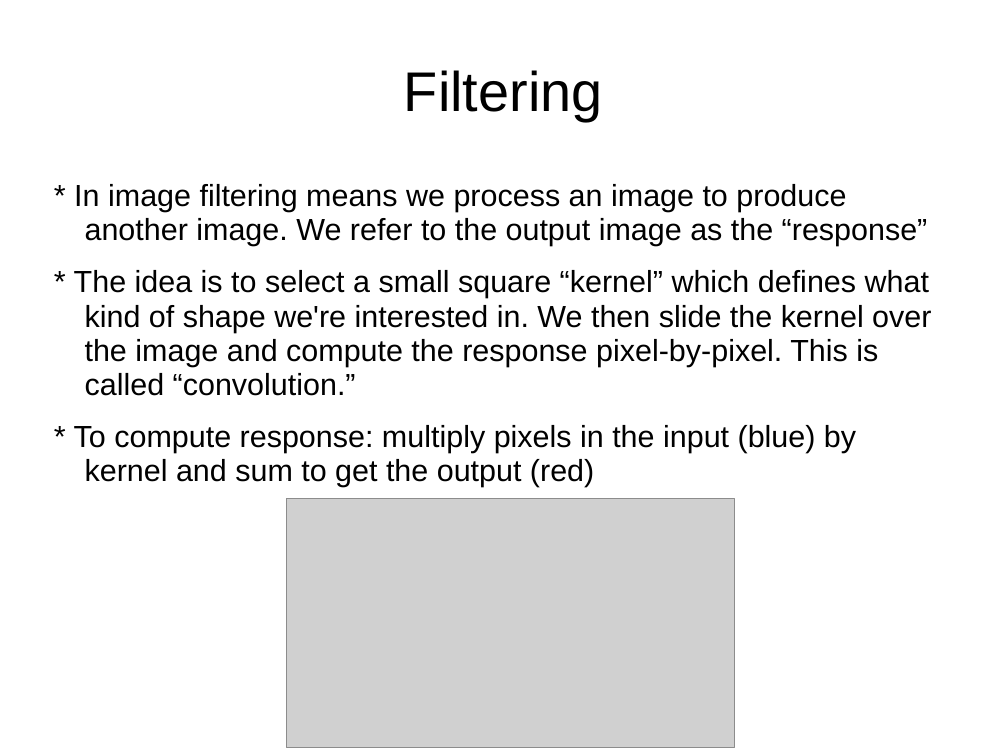
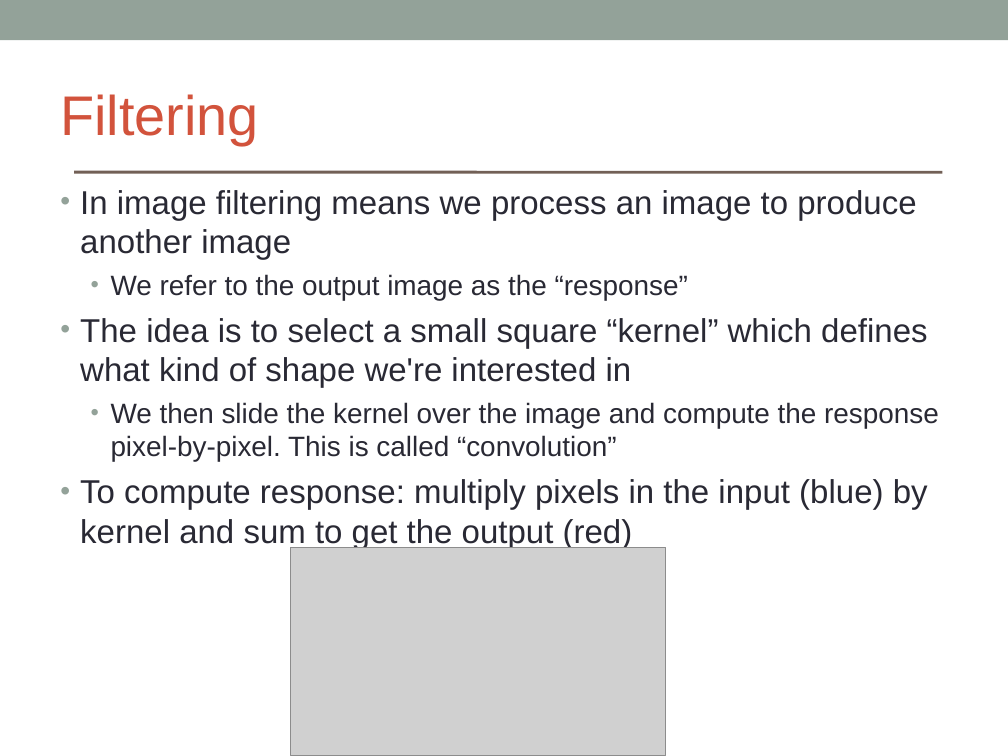
Before and after one commit to brikeats/Image-Analysis-in-Python, a slide deck: slide 10 of ImageAnalysisPython.ppt. Drawn at 1008x756 pixels with LibreOffice and Linux fonts; fonts in the diff are those of the drawing; grey boxes stand for pictures. Boxes give left, top, right and bottom in pixels: in the first picture for what was removed or moved away, otherwise in the second. Text is boxed around its words. In the diff, an @@ line names an element or a change of style, - is before the commit and + after.

Commit message:
Improved powerpoint formatting/layout

```diff
--- a/ImageAnalysisPython.ppt
+++ b/ImageAnalysisPython.ppt
@@ rectangle added at [0, 0, 1008, 40], fill #93A299 @@
@@ text "Filtering": place and size @@
-text "Filtering" at [404, 70, 603, 121]
+text "Filtering" at [60, 94, 259, 145]
@@ text "Filtering" at [60, 94, 259, 145]: text colour #000000 to #D2533C; alignment centre to left; line spacing 0.93 to 1 @@
@@ line added from (76, 172) to (941, 172), #726056 2.24 pt @@
@@ text at [80, 190, 939, 550]: text changed; size 24 to 26 pt; text colour #000000 to #292934 @@
-* In image filtering means we process an image to produce another image. We refer to the output image as the “response”
-* The idea is to select a small square “kernel” which defines what kind of shape we're interested in. We then slide the kernel over the image and compute the response pixel-by-pixel. This is called “convolution.”
-* To compute response: multiply pixels in the input (blue) by kernel and sum to get the output (red)
+• In image filtering means we process an image to produce another image
+  • We refer to the output image as the “response”
+• The idea is to select a small square “kernel” which defines what kind of shape we're interested in
+  • We then slide the kernel over the image and compute the response pixel-by-pixel. This is called “convolution”
+• To compute response: multiply pixels in the input (blue) by kernel and sum to get the output (red)
@@ picture: place and size @@
-picture at [286, 499, 735, 748]
+picture at [291, 547, 666, 756]
```
Also in this commit, not shown: 17 other slides changed, 1 other file.
